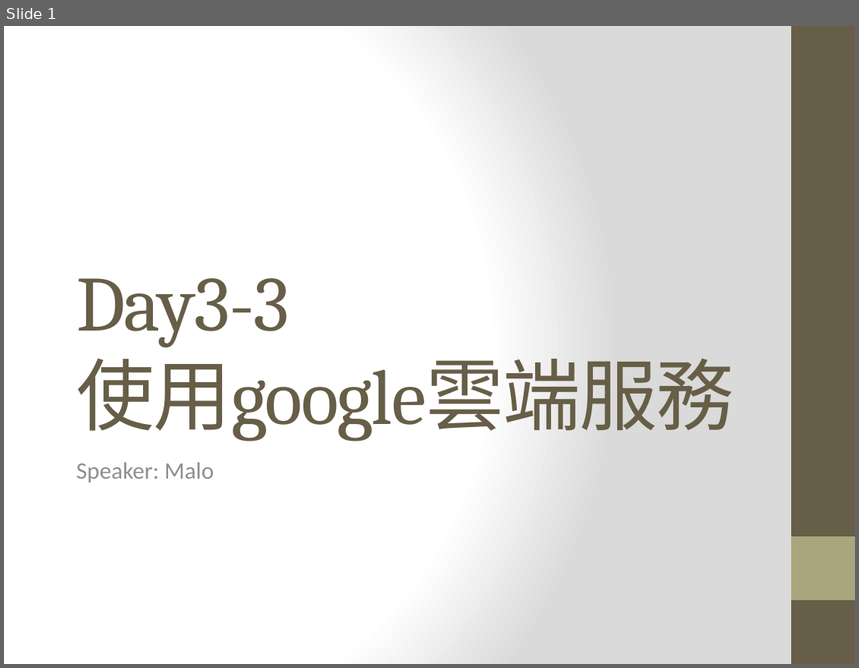
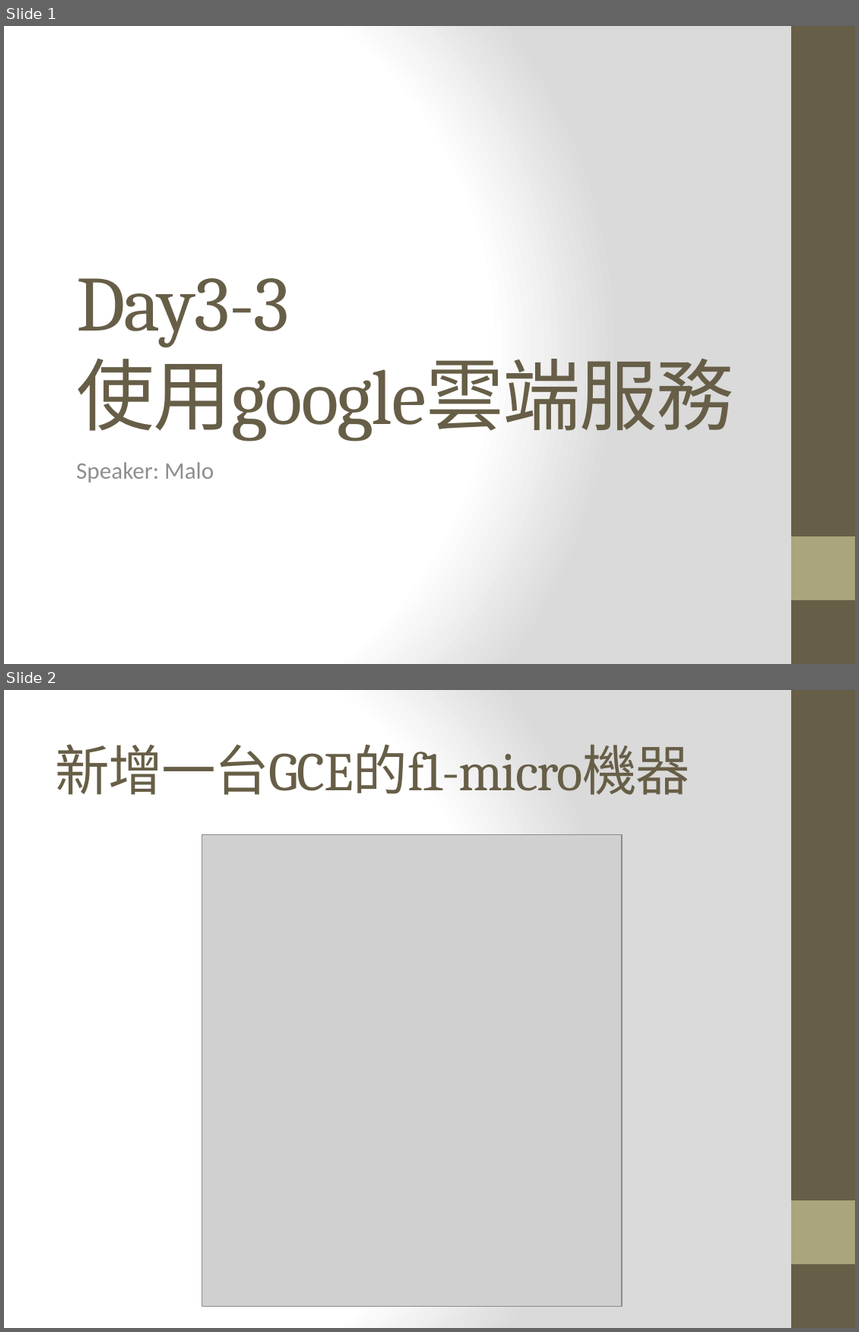
Before and after one commit to maloyang/KH20200704_Python_Basic_and_ML, a slide deck: Day3/Day3-3.pptx. Shown one above the other, each under a label of ours: slide 1 before the commit, slides 1 and 2 after it. The pictures are 859x668 and 859x1332 pixels, drawn with LibreOffice and Linux fonts; fonts in the diff are those of the drawing; grey boxes stand for pictures. Boxes give left, top, right and bottom in pixels: in the first picture for what was removed or moved away, otherwise in the second. Text is boxed around its words. In the diff, an @@ line names an element or a change of style, - is before the commit and + after.

```diff
--- a/Day3/Day3-3.pptx
+++ b/Day3/Day3-3.pptx
@@ slide 2 added at (4, 690, 855, 1328), background gradient #FFFFFF to #DADADA; not listed: 2 template elements that a slide beside it also shows @@
@@ title added at (55, 744, 690, 795), 46 pt, text #675E47 @@
+新增一台GCE的f1-micro機器
@@ picture added at (202, 834, 622, 1306) @@
```
Also in this commit, not shown: 2 slides changed, 5 other slides added, 1 slide removed.
